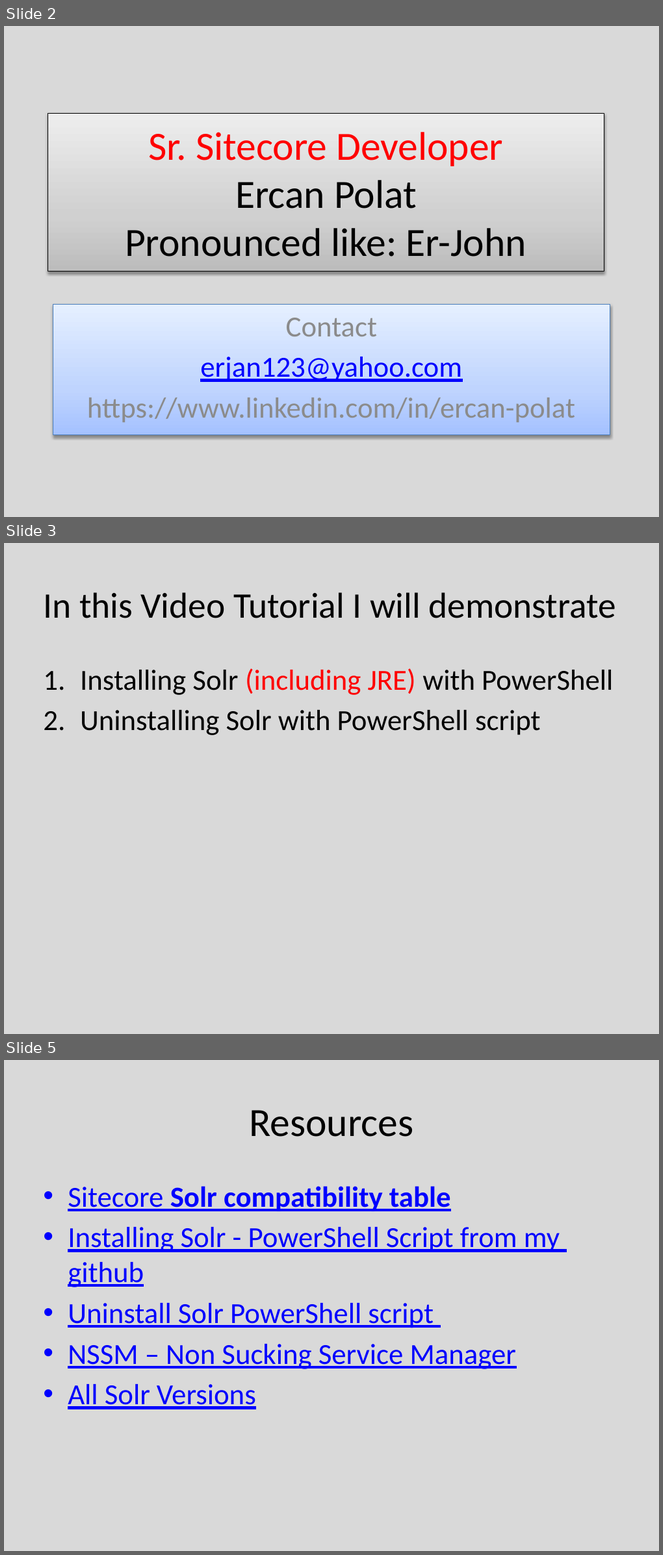
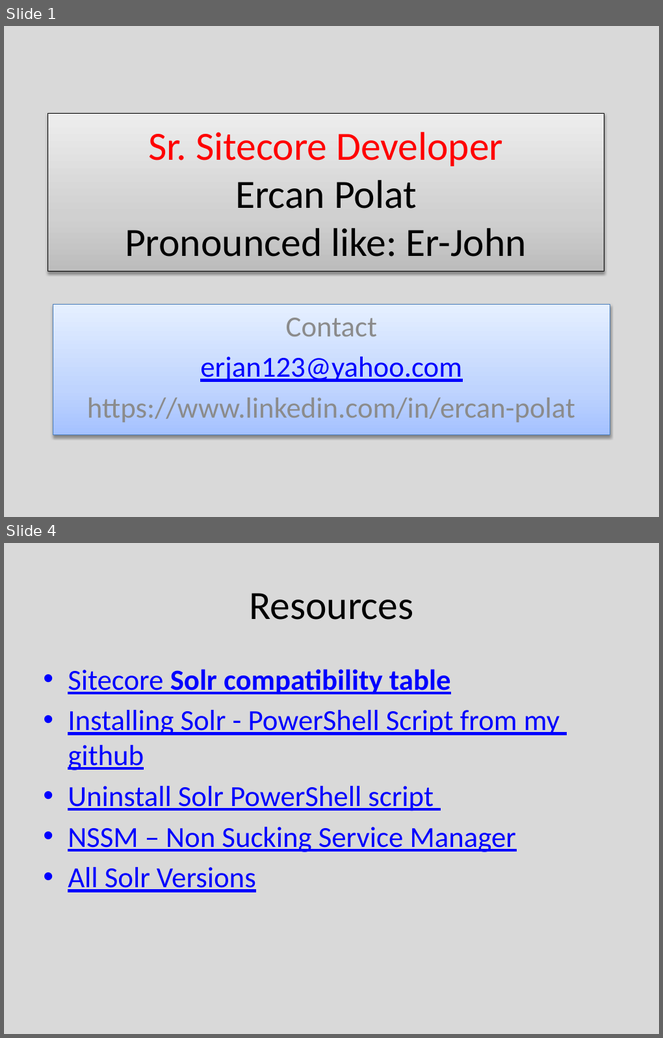
Before and after one commit to erjan123/Sitecore, a slide deck: Sitecore/PowershellScripts/Sitecore Solr/2.Installing-Uninstalling-Solr-JRE.pptm. Shown one above the other, each under a label of ours: slides 2, 3 and 5 before the commit, slides 1 and 4 after it; the slides between them are not shown. The pictures are 663x1555 and 663x1038 pixels, drawn with LibreOffice and Linux fonts; fonts in the diff are those of the drawing. Boxes give left, top, right and bottom in pixels: in the first picture for what was removed or moved away, otherwise in the second. Text is boxed around its words. In the diff, an @@ line names an element or a change of style, - is before the commit and + after.

```diff
--- a/Sitecore/PowershellScripts/Sitecore Solr/2.Installing-Uninstalling-Solr-JRE.pptm
+++ b/Sitecore/PowershellScripts/Sitecore Solr/2.Installing-Uninstalling-Solr-JRE.pptm
@@ slide 3 removed at <box>4,543,659,1034</box>, background #D9D9D9 @@
@@ title removed at <box>43,592,616,618</box> @@
-In this Video Tutorial I will demonstrate
@@ text removed at <box>80,668,613,735</box> @@
-1. Installing Solr (including JRE) with PowerShell
-2. Uninstalling Solr with PowerShell script
@@ what was slide 2 is now slide 1 @@
@@ what was slide 5 is now slide 4 @@
```
Also in this commit, not shown: 2 slides changed, 1 other file.
